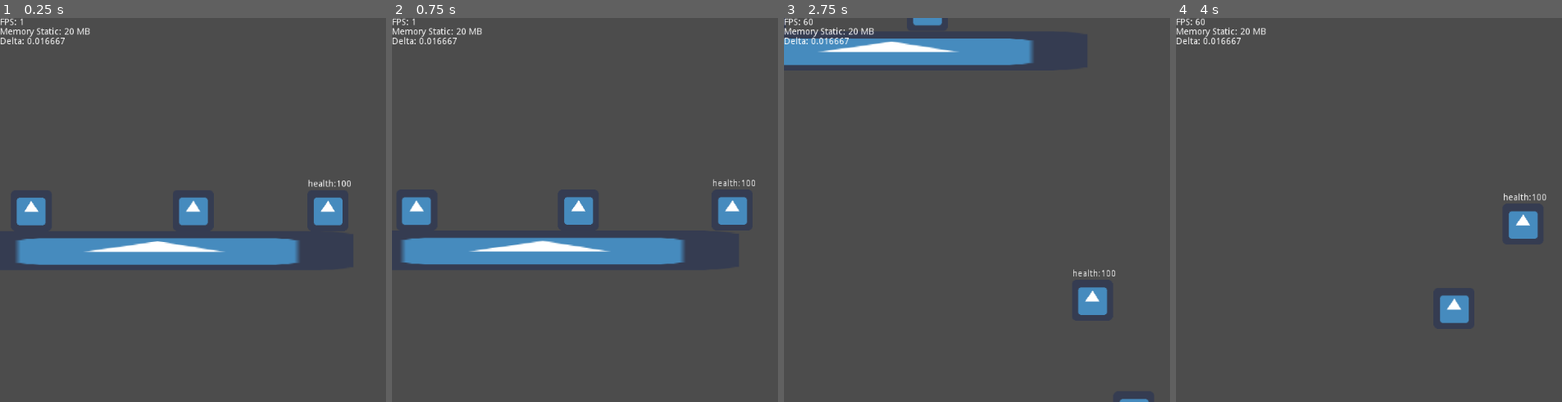
Above: before the commit, frames 1-4 (left to right).
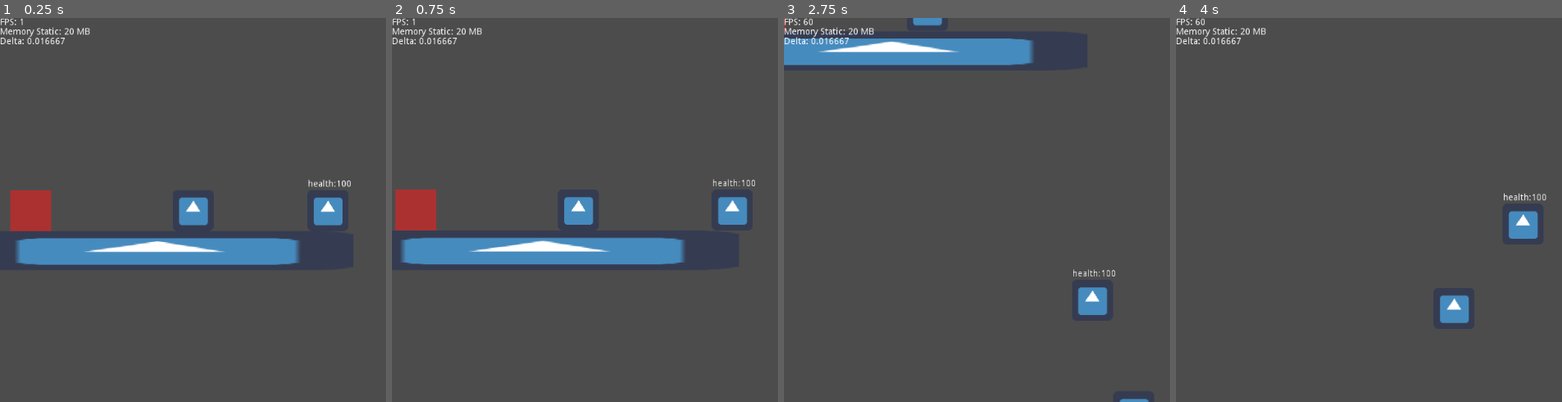
Above: after the commit, the same moments.

Repository: JayStoll/Game
Game: Godot game, scene res://Scenes/dev_world/Dev World.tscn
The game is run twice, just before and just after one commit, with the same random seed, the same clock (stepped at 60 frames per second) and the same inputs. The engine's default icon, where the game draws it, is replaced by a stand-in: a white triangle on a blue panel in a dark square.
Inputs:
- Up to frame 1 (0.25 s): no input
- Up to frame 2 (0.75 s): hold Right (ui_right) from 0.53 s (still down); tap Ctrl (attack) at 0.6 s
- Up to frame 3 (2.75 s): tap Up (ui_up) at 0.77, 1.52 s; tap Ctrl (attack) at 1.35, 2.3 s; release Right (ui_right) at 2.03 s; hold Left (ui_left) from 2.03 s (still down); hold Shift (dash) from 2.03 s (still down)
- Up to frame 4 (4 s): release Left (ui_left) at 2.78 s; release Shift (dash) at 2.78 s; hold Right (ui_right) from 2.78 s (still down); tap Ctrl (attack) at 2.85, 3.6 s; tap Up (ui_up) at 3.02, 3.77 s

The runs differ from the first frame. In frame 1, 1.2% of the frame differs, in the area x 2-14%, y 44-56%; in frame 2, 1.1%; in frame 3, less than 0.1%; in frame 4, nothing differs.

Commit message:
minor code cleanup. Added the basics of automatic sprite loading - may need to rework with introduction to animation

Diff:
--- a/Assets/Enemy_Base.tscn
+++ b/Assets/Enemy_Base.tscn
@@ -18,6 +18,8 @@
 
 [node name="enemy_base" type="KinematicBody2D"]
 script = ExtResource( 3 )
+directionSmooth = 1.0
+changeDirectionEase = 1.0
 
 [node name="Stats" type="Node" parent="."]
 script = ExtResource( 2 )
--- a/Scenes/dev_world/Dev World.tscn
+++ b/Scenes/dev_world/Dev World.tscn
@@ -22,8 +22,8 @@
 remote_path = NodePath("../../Camera2D")
 
 [node name="Enemy_Base" parent="." instance=ExtResource( 5 )]
-position = Vector2( 267.51, 354.621 )
-id = 2
+position = Vector2( 265.923, 353.034 )
+id = 1
 
 [node name="Ground" type="Node" parent="."]
 
--- a/Scripts/Enemy.gd
+++ b/Scripts/Enemy.gd
@@ -34,3 +34,7 @@
 
 	func GetHealth() -> int:
 		return stats.GetHealth()
+
+	func SetSprite(sprite : Sprite) -> void:
+		var tex = load("res://Sprites/Enemies/" +_data.enemyData.Enemy_Data[id].name + ".png")
+		sprite.texture = tex
--- a/Scripts/Enemy/Enemy_Stats.gd
+++ b/Scripts/Enemy/Enemy_Stats.gd
@@ -2,6 +2,8 @@
 
 var eStats : EnemyStats.EnemyStats = null
 var stats = null
+
+onready var sprite : Sprite = get_node("../Flip/Sprite")
 
 func _ready():
 	if get_parent().id == 0:
@@ -9,7 +11,8 @@
 	else:
 		eStats = EnemyStats.EnemyStats.new()
 		stats = eStats.SetStatsFromDataID(get_parent().id)
+		eStats.SetSprite(sprite)
 
 func _process(_delta):
 	if stats.IsDead():
-		get_parent().queue_free()
+		stats.Die(get_parent())
--- a/Scripts/Player/Player_Movement.gd
+++ b/Scripts/Player/Player_Movement.gd
@@ -61,7 +61,7 @@
 
 
 ###############   Player Movement   #######################
-func PlayerActions():
+func PlayerActions() -> void:
 	# get the direction that we want to move the character
 	var horizontalMovement = (int(Input.is_action_pressed("ui_right"))
 							- int(Input.is_action_pressed("ui_left")))
@@ -81,7 +81,7 @@
 	$player_collider.disabled = false
 
 # jump and gravity
-func Jump():
+func Jump() -> void:
 	if Input.is_action_pressed("ui_up"):
 		if hasJumped == true:
 			velocity.y = JUMP_POWER
@@ -96,7 +96,7 @@
 		hasJumped = false
 
 # dash logic
-func Dash():
+func Dash() -> void:
 	if Input.is_action_pressed("dash") && !hasDashed:
 		# set the dash speed
 		velocity.x *= DASH_SPEED
@@ -110,29 +110,29 @@
 		# start the dash cooldown timer
 		timer.start()
 
-func Attack():
+func Attack() -> void:
+	SetAttackDirection()
 	if Input.is_action_just_pressed("attack"):
-		SetAttackDirection()
 		StartAttack()
 		attackTimer.start()
 
-func SetAttackDirection():
+func SetAttackDirection() -> void:
 	match attackDirection:
 		1:
 			attackCollision.position.x = COLLIDERPOS
 		-1:
 			attackCollision.position.x = -COLLIDERPOS
 
-func DealDamage(area):
+func DealDamage(area) -> void:
 	if canAttack:
 		GLOBALS.TakeDamage(area.get_parent().get_node("Stats"), attackDirection, stats.GetDamage())
 
-func StartAttack():
+func StartAttack() -> void:
 	isAttacking = true
 	attackCollision.disabled = false
 
 # reset the attack information to be ready for next input
-func AttackReset():
+func AttackReset() -> void:
 	isAttacking = false
 	attackCollision.disabled = true
 
--- a/Scripts/Stats.gd
+++ b/Scripts/Stats.gd
@@ -22,3 +22,6 @@
 
 	func TakeDamage(damageAmount : int) -> void:
 		health -= damageAmount
+
+	func Die(obj):
+		obj.queue_free()
Binary file added: Sprites/Enemies/Goblin.png
Not shown, added: Sprites/Enemies/Goblin.png.import
Binary file added: Sprites/Enemies/Test.png
Not shown, added: Sprites/Enemies/Test.png.import
